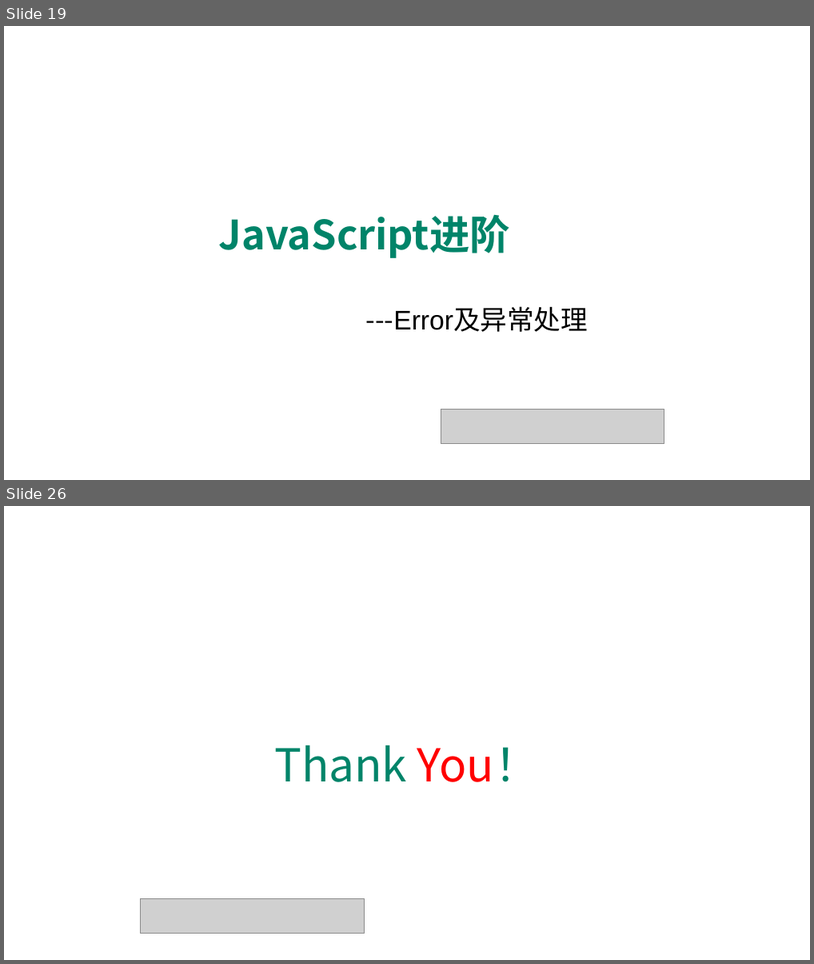
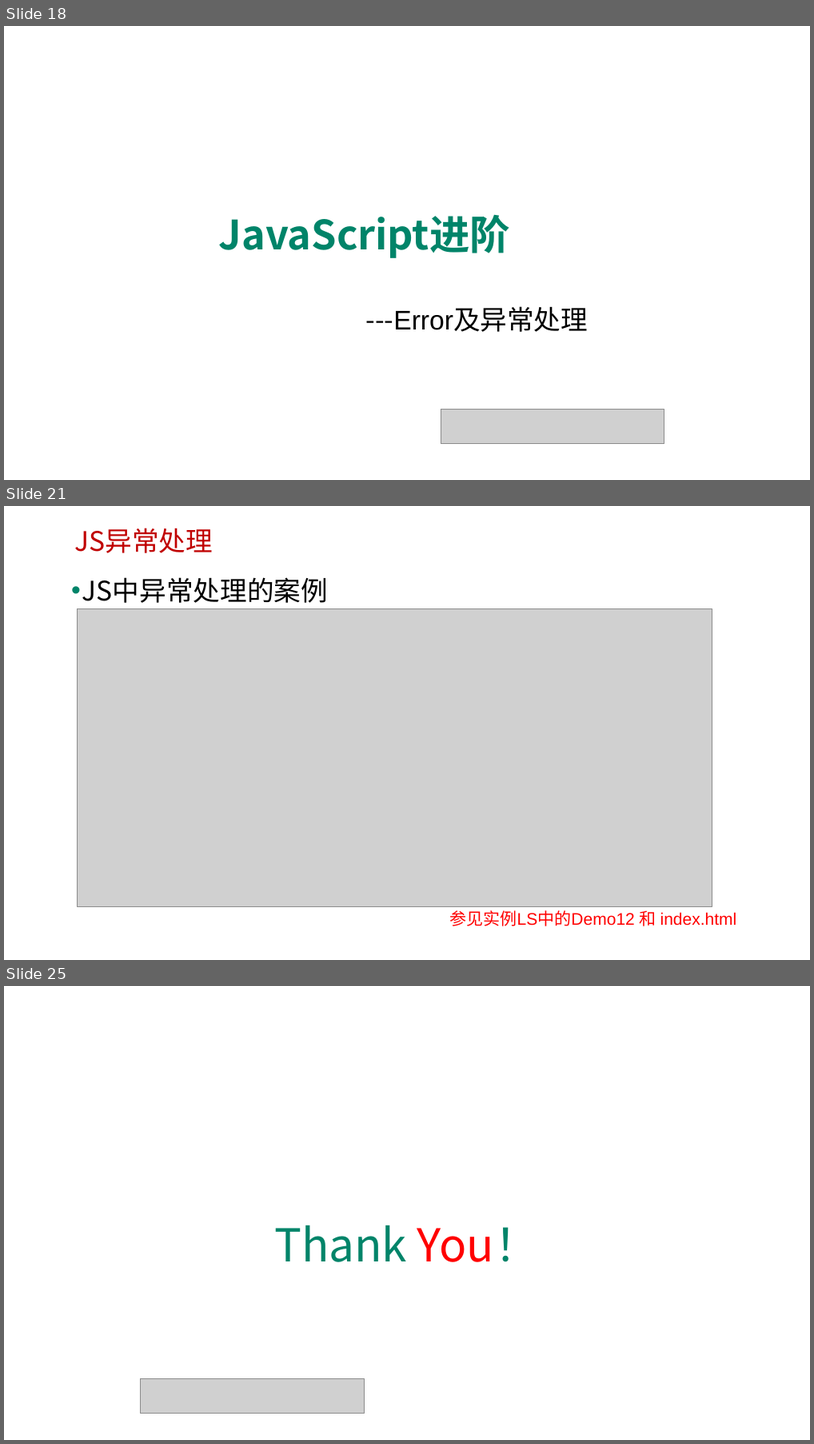
Before and after one commit to edu2act/course-javascript-advanced, a slide deck: 课程PPT/10.JavaScript标准内置对象-构造器（RegExp、Error）.pptx. Shown one above the other, each under a label of ours: slides 19 and 26 before the commit, slides 18, 21 and 25 after it; the slides between them are not shown. The pictures are 814x964 and 814x1444 pixels, drawn with LibreOffice and Linux fonts; fonts in the diff are those of the drawing; grey boxes stand for pictures; background and template pictures are left out. Boxes give left, top, right and bottom in pixels: in the first picture for what was removed or moved away, otherwise in the second. Text is boxed around its words. In the diff, an @@ line names an element or a change of style, - is before the commit and + after.

```diff
--- a/课程PPT/10.JavaScript标准内置对象-构造器（RegExp、Error）.pptx
+++ b/课程PPT/10.JavaScript标准内置对象-构造器（RegExp、Error）.pptx
@@ slide 21 added at <box>4,506,810,960</box>, background picture (left out) @@
@@ text added at <box>75,528,213,553</box>, 32 pt, text #C00000 @@
+JS异常处理
@@ text added at <box>82,577,328,603</box>, 32 pt, text #000000 @@
+• JS中异常处理的案例
@@ picture added at <box>78,609,712,907</box> @@
@@ text added at <box>450,910,738,926</box>, 20 pt, text #FF0000 @@
+参见实例LS中的Demo12 和 index.html
@@ what was slide 19 is now slide 18 @@
@@ what was slide 26 is now slide 25 @@
```
Also in this commit, not shown: 6 slides changed, 1 other slide added, 2 slides removed, 16 other files.
